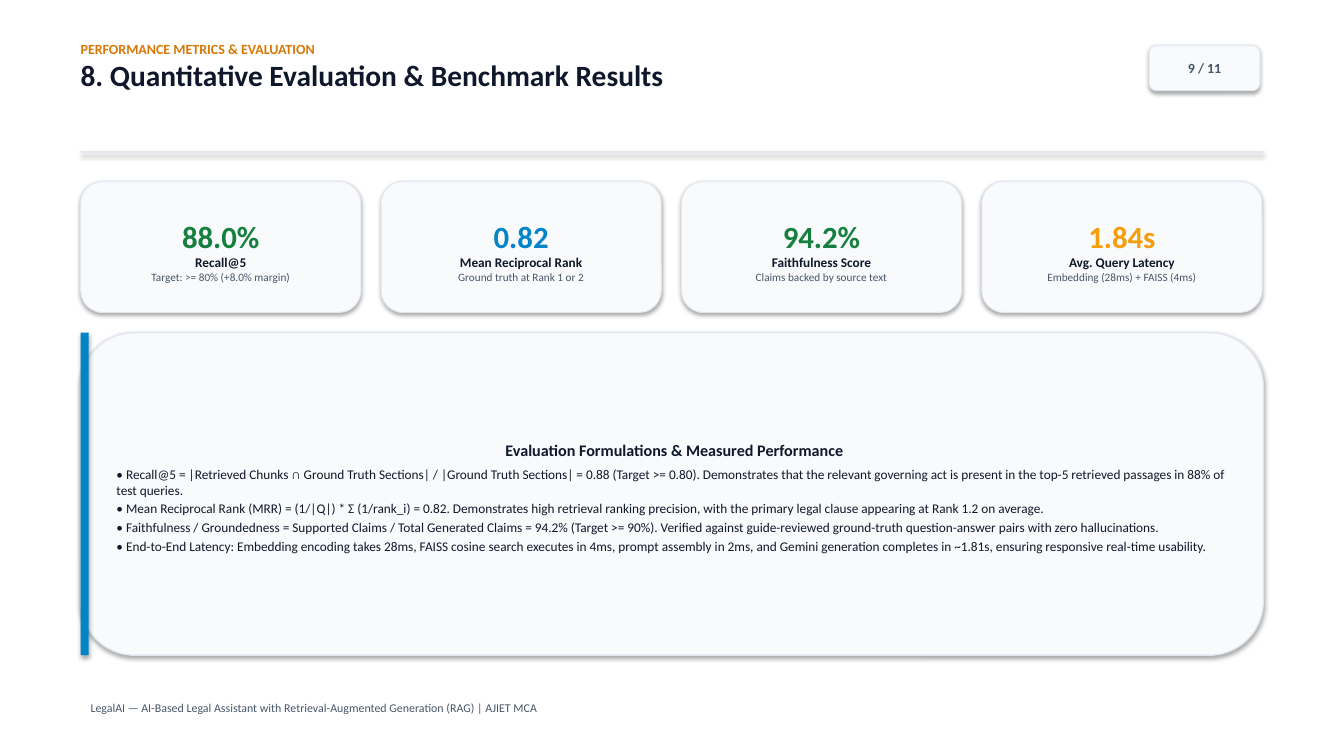
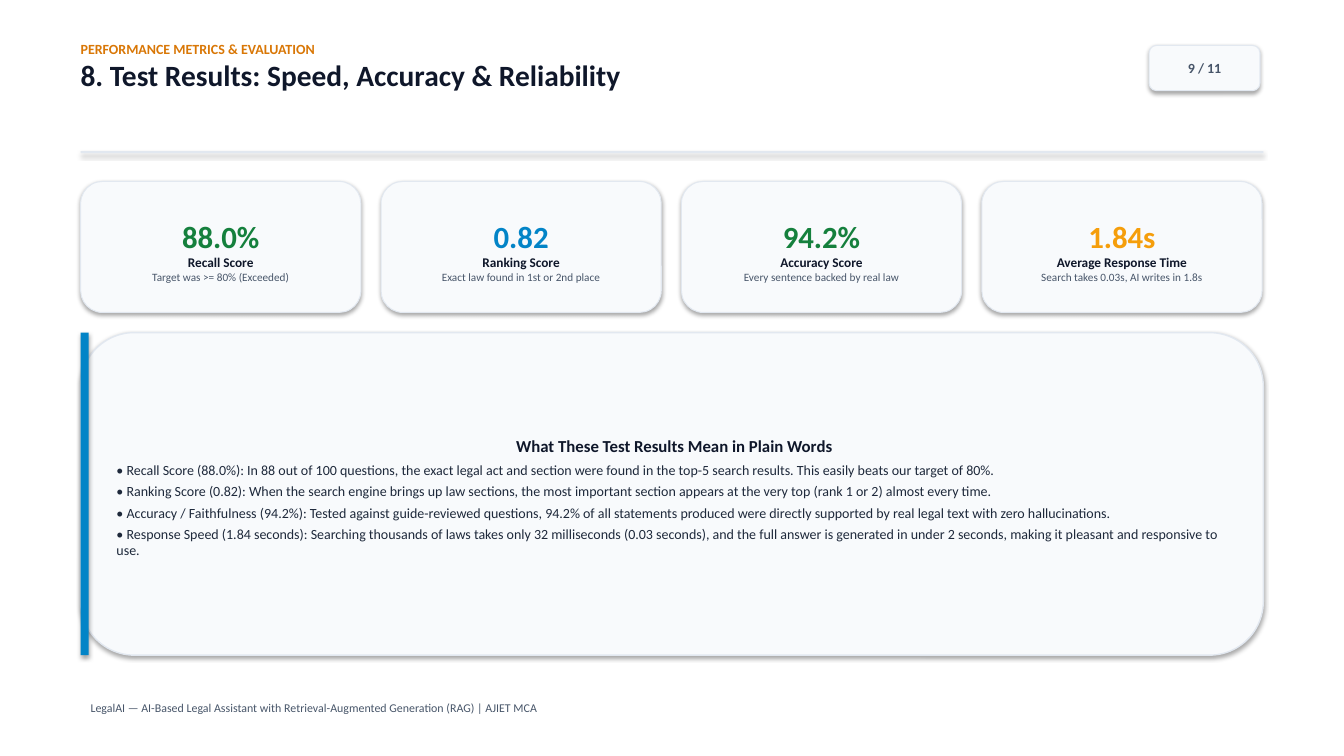
Before and after one commit to lekhanleku/Legal_AI, a slide deck: slide 9 of LegalAI_MCA_Presentation.pptx. Drawn at 1344x756 pixels with LibreOffice and Linux fonts; fonts in the diff are those of the drawing. Boxes give left, top, right and bottom in pixels: in the first picture for what was removed or moved away, otherwise in the second. Text is boxed around its words. In the diff, an @@ line names an element or a change of style, - is before the commit and + after.

```diff
--- a/LegalAI_MCA_Presentation.pptx
+++ b/LegalAI_MCA_Presentation.pptx
@@ text at [81,65,620,91]: text changed @@
-8. Quantitative Evaluation & Benchmark Results
+8. Test Results: Speed, Accuracy & Reliability
@@ text in rounded rectangle at [152,257,289,283]: text changed @@
-Recall@5
-Target: >= 80% (+8.0% margin)
+Recall Score
+Target was >= 80% (Exceeded)
@@ text in rounded rectangle at [442,257,600,283]: text changed @@
-Mean Reciprocal Rank
-Ground truth at Rank 1 or 2
+Ranking Score
+Exact law found in 1st or 2nd place
@@ text in rounded rectangle at [744,258,899,283]: text changed @@
-Faithfulness Score
-Claims backed by source text
+Accuracy Score
+Every sentence backed by real law
@@ text in rounded rectangle at [1041,257,1203,282]: text changed @@
-Avg. Query Latency
-Embedding (28ms) + FAISS (4ms)
+Average Response Time
+Search takes 0.03s, AI writes in 1.8s
@@ text in rounded rectangle at [116,440,1217,555]: text changed; size 9.5 to 10 pt; text colour #0F172A to #1E293B @@
-Evaluation Formulations & Measured Performance
-• Recall@5 = |Retrieved Chunks ∩ Ground Truth Sections| / |Ground Truth Sections| = 0.88 (Target >= 0.80). Demonstrates that the relevant governing act is present in the top-5 retrieved passages in 88% of test queries.
-• Mean Reciprocal Rank (MRR) = (1/|Q|) * Σ (1/rank_i) = 0.82. Demonstrates high retrieval ranking precision, with the primary legal clause appearing at Rank 1.2 on average.
-• Faithfulness / Groundedness = Supported Claims / Total Generated Claims = 94.2% (Target >= 90%). Verified against guide-reviewed ground-truth question-answer pairs with zero hallucinations.
-• End-to-End Latency: Embedding encoding takes 28ms, FAISS cosine search executes in 4ms, prompt assembly in 2ms, and Gemini generation completes in ~1.81s, ensuring responsive real-time usability.
+What These Test Results Mean in Plain Words
+• Recall Score (88.0%): In 88 out of 100 questions, the exact legal act and section were found in the top-5 search results. This easily beats our target of 80%.
+• Ranking Score (0.82): When the search engine brings up law sections, the most important section appears at the very top (rank 1 or 2) almost every time.
+• Accuracy / Faithfulness (94.2%): Tested against guide-reviewed questions, 94.2% of all statements produced were directly supported by real legal text with zero hallucinations.
+• Response Speed (1.84 seconds): Searching thousands of laws takes only 32 milliseconds (0.03 seconds), and the full answer is generated in under 2 seconds, making it pleasant and responsive to use.
```
Also in this commit, not shown: 10 other slides changed, 48 other files.
